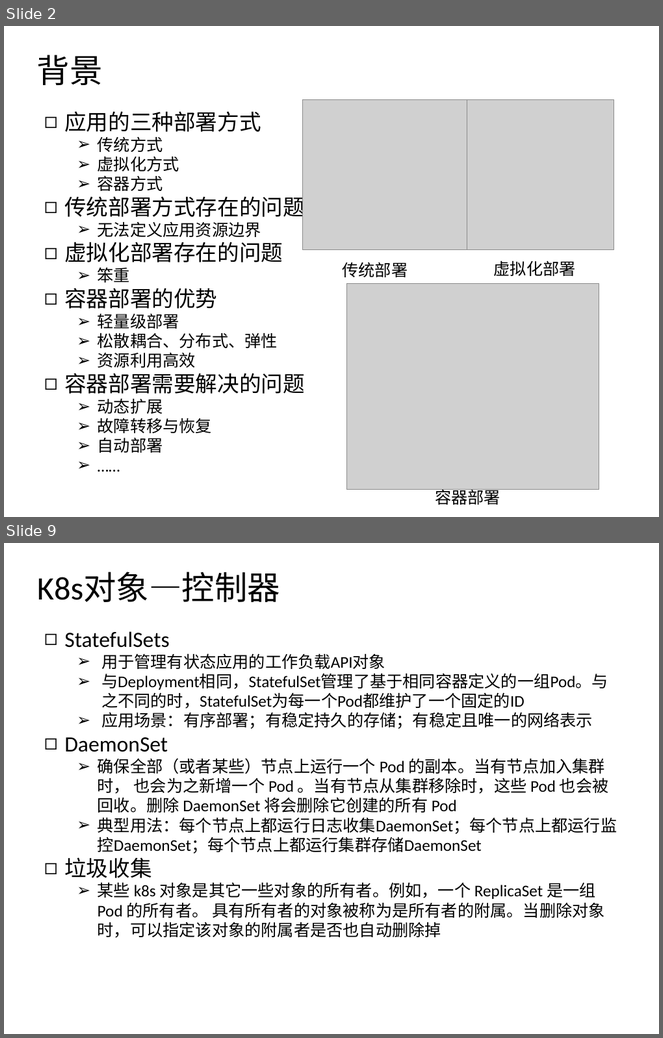
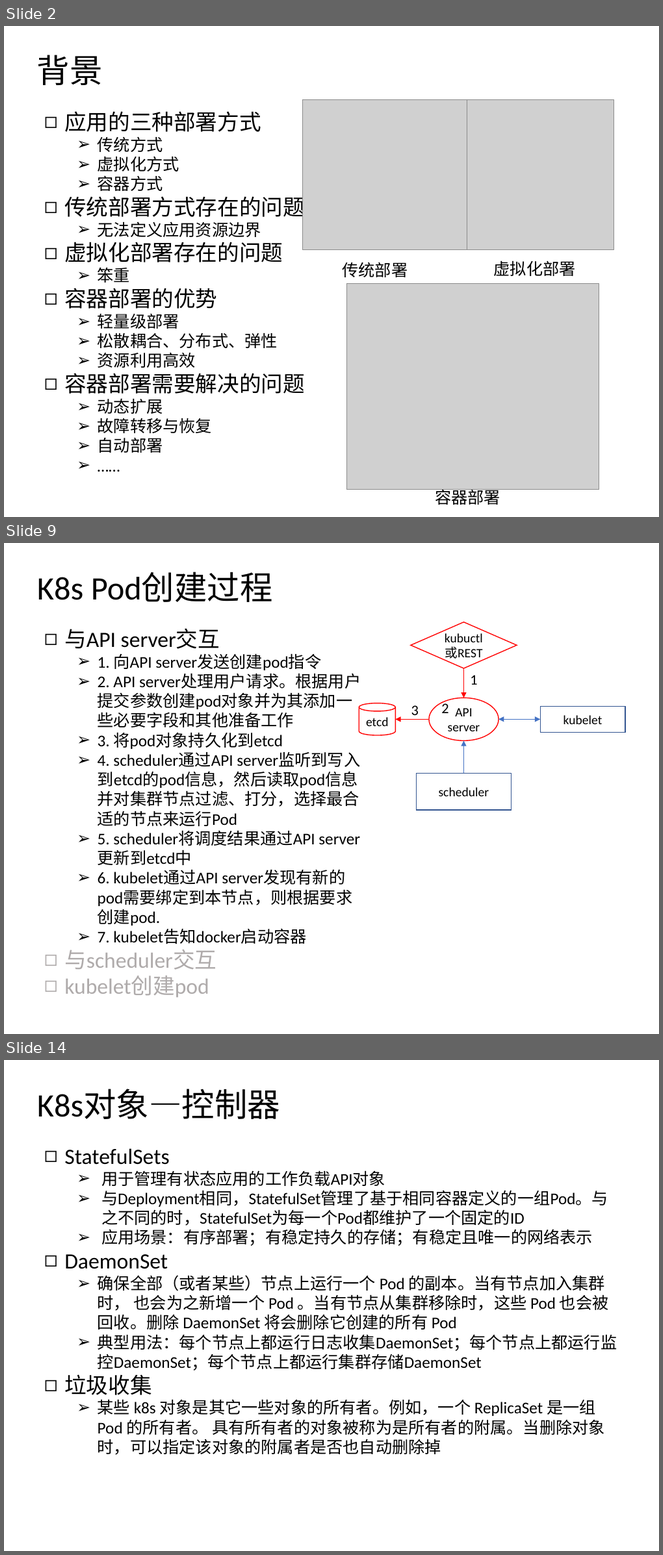
Before and after one commit to csluluyao/k8s_research, a slide deck: k8s_week1.pptx. Shown one above the other, each under a label of ours: slides 2 and 9 before the commit, slides 2, 9 and 14 after it; the slides between them are not shown. The pictures are 663x1038 and 663x1555 pixels, drawn with LibreOffice and Linux fonts; fonts in the diff are those of the drawing; grey boxes stand for pictures. Boxes give left, top, right and bottom in pixels: in the first picture for what was removed or moved away, otherwise in the second. Text is boxed around its words. In the diff, an @@ line names an element or a change of style, - is before the commit and + after.

```diff
--- a/k8s_week1.pptx
+++ b/k8s_week1.pptx
@@ slide 9 added at <box>4,543,659,1034</box>, background #FFFFFF @@
@@ text added at <box>37,572,273,602</box>, 36 pt, text #000000 @@
+K8s Pod创建过程
@@ text added at <box>64,629,361,997</box>, 18 pt, text #000000 @@
+◻ 与API server交互
+  ➢ 1. 向API server发送创建pod指令
+  ➢ 2. API server处理用户请求。根据用户提交参数创建pod对象并为其添加一些必要字段和其他准备工作
+  ➢ 3. 将pod对象持久化到etcd
+  ➢ 4. scheduler通过API server监听到写入到etcd的pod信息，然后读取pod信息并对集群节点过滤、打分，选择最合适的节点来运行Pod
+  ➢ 5. scheduler将调度结果通过API server更新到etcd中
+  ➢ 6. kubelet通过API server发现有新的pod需要绑定到本节点，则根据要求创建pod.
+  ➢ 7. kubelet告知docker启动容器
+◻ 与scheduler交互
+◻ kubelet创建pod
@@ diamond added at <box>411,622,517,669</box>, outline #FF0000 1 pt, 14 pt, text #000000 @@
+kubuctl
+或REST
@@ arrow added from (464, 668) to (464, 698), #FF0000 1 pt @@
@@ text added at <box>470,675,477,685</box>, 16 pt, text #000000 @@
+1
@@ ellipse added at <box>429,698,499,741</box>, outline #FF0000 1 pt, 14 pt, text #000000 @@
+API
+server
@@ cylinder added at <box>359,704,396,735</box>, outline #FF0000 1 pt, 14 pt, text #000000 @@
+etcd
@@ text added at <box>412,705,419,720</box>, 16 pt, text #000000 @@
+3
@@ text added at <box>441,701,449,713</box>, 16 pt, text #000000 @@
+2
@@ rectangle added at <box>541,706,626,732</box>, outline #325491 1 pt, 14 pt, text #000000 @@
+kubelet
@@ arrow added from (429, 719) to (396, 719), #FF0000 1 pt @@
@@ elbow double arrow added from (541, 719) to (499, 719), #4472C4 1 pt @@
@@ elbow arrow added from (464, 774) to (464, 741), #4472C4 1 pt @@
@@ rectangle added at <box>416,774,511,810</box>, outline #325491 1 pt, 14 pt, text #000000 @@
+scheduler
@@ what was slide 9 is now slide 14 @@
```
Also in this commit, not shown: 9 slides changed, 5 other slides added, 2 slides removed, 2 other files.
